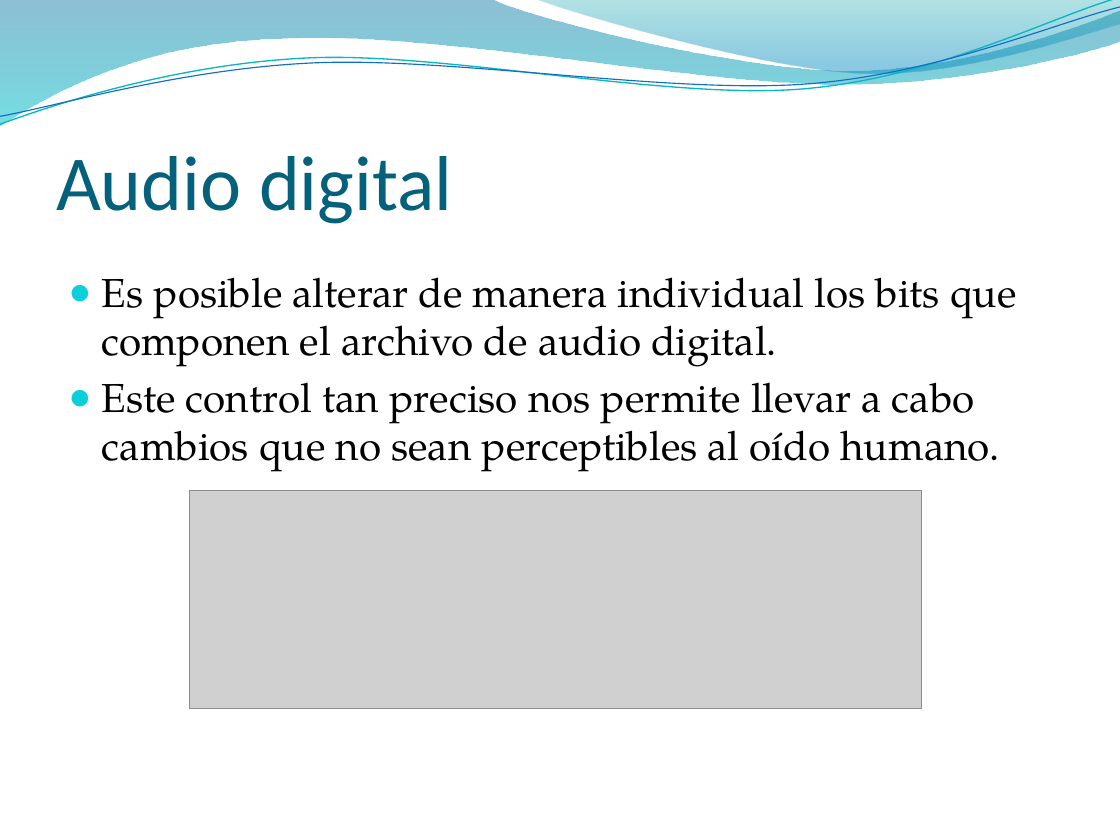
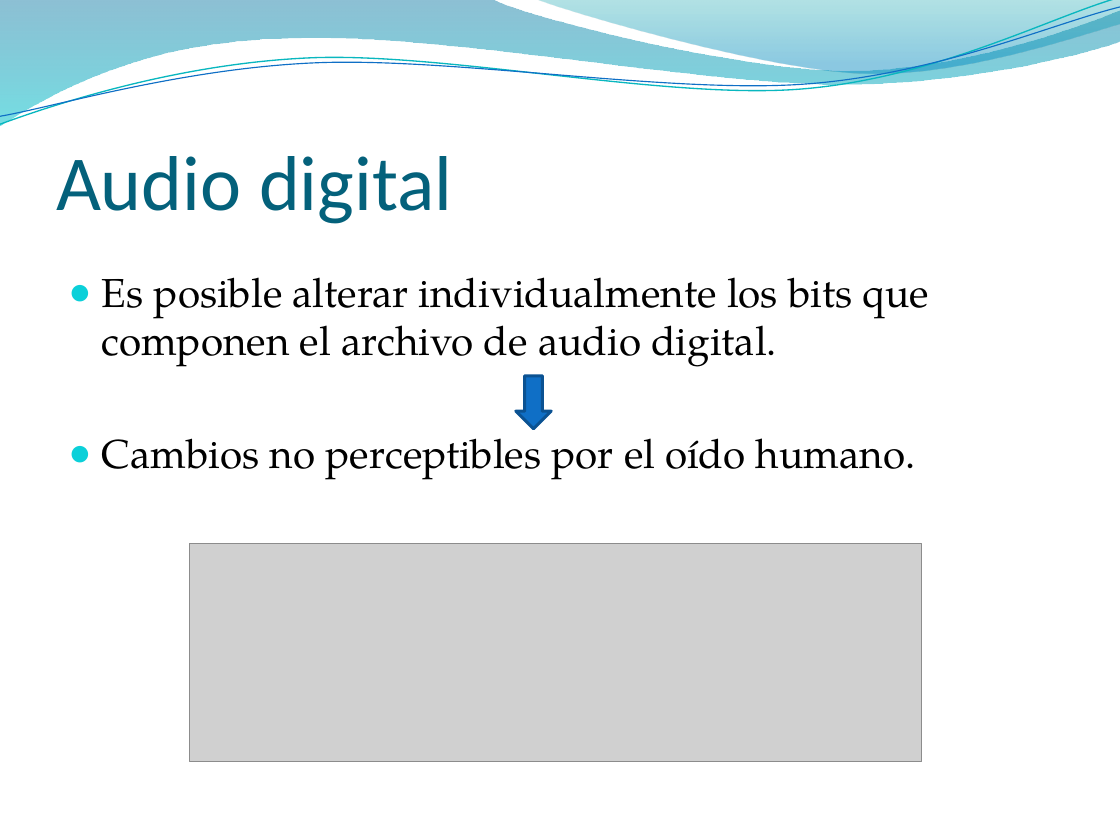
Before and after one commit to pasruiben/esteganografia-criptografia, a slide deck: slide 12 of doc/Ocultar datos en archivos de sonido.pptx (slide 9 before the commit). Drawn at 1120x840 pixels with LibreOffice and Linux fonts; fonts in the diff are those of the drawing; grey boxes stand for pictures; background and template pictures are left out. Boxes give left, top, right and bottom in pixels: in the first picture for what was removed or moved away, otherwise in the second. Text is boxed around its words. In the diff, an @@ line names an element or a change of style, - is before the commit and + after.

```diff
--- a/doc/Ocultar datos en archivos de sonido.pptx
+++ b/doc/Ocultar datos en archivos de sonido.pptx
@@ text at [102, 277, 929, 480]: text changed @@
-● Es posible alterar de manera individual los bits que componen el archivo de audio digital.
-● Este control tan preciso nos permite llevar a cabo cambios que no sean perceptibles al oído humano.
+● Es posible alterar individualmente los bits que componen el archivo de audio digital.
+● Cambios no perceptibles por el oído humano.
@@ down arrow added at [516, 376, 551, 429], fill #0F6FC6, outline #0B5292 2 pt @@
@@ picture: place and size @@
-picture at [189, 491, 922, 709]
+picture at [189, 543, 922, 762]
```
Also in this commit, not shown: 16 other slides changed, 21 slides added.
